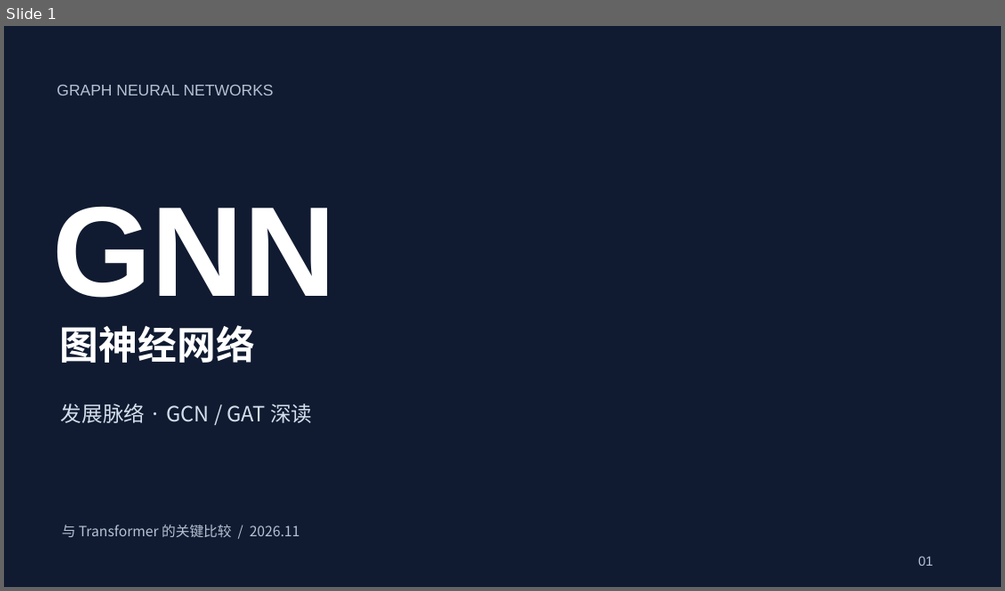
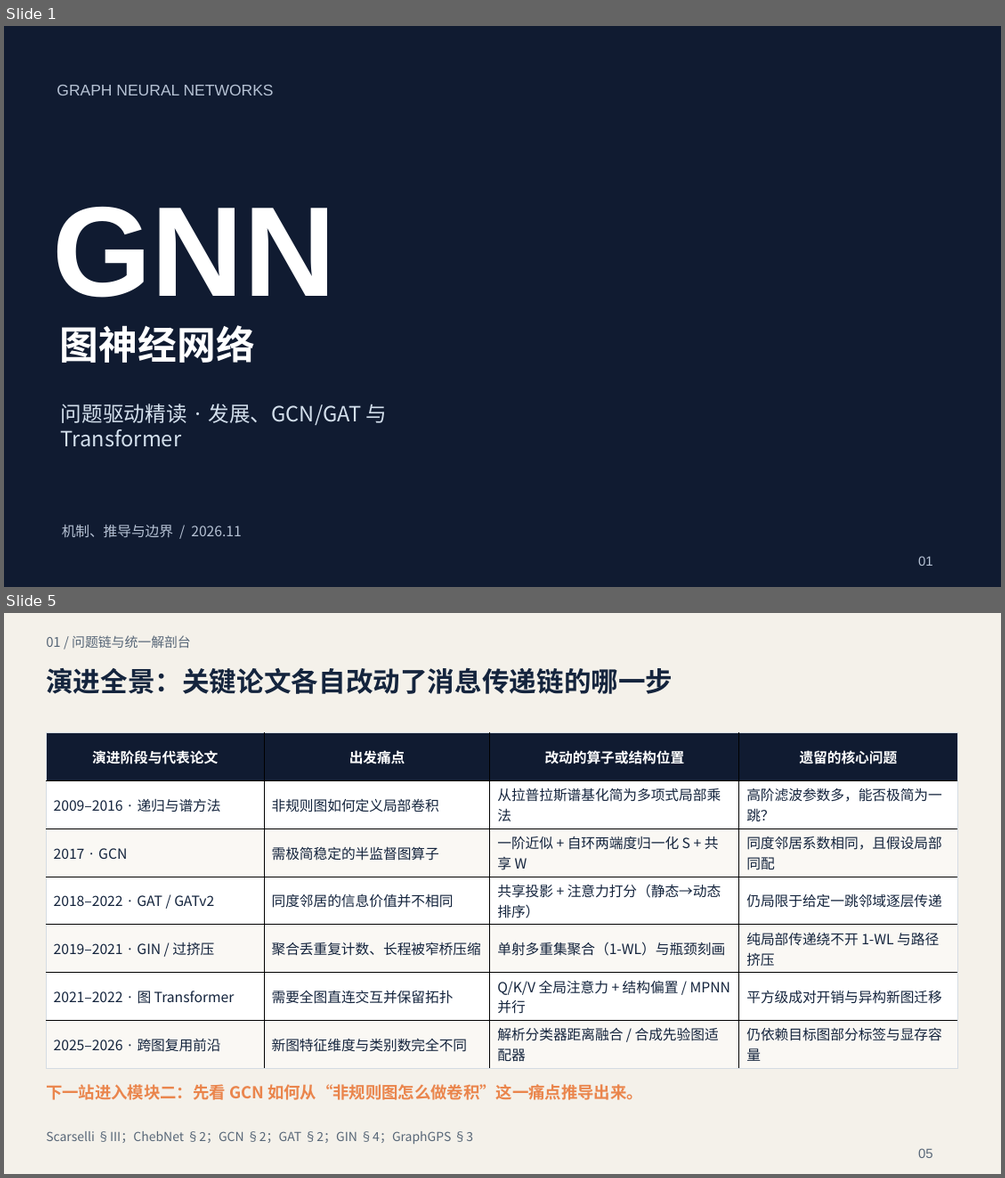
Before and after one commit to guozongzhi/GNN, a slide deck: outputs/presentations/GNN-原理与关键论文.pptx. Shown one above the other, each under a label of ours: slide 1 before the commit, slides 1 and 5 after it; the slides between them are not shown. The pictures are 1005x591 and 1005x1178 pixels, drawn with LibreOffice and Linux fonts; fonts in the diff are those of the drawing; background and template pictures are left out. Boxes give left, top, right and bottom in pixels: in the first picture for what was removed or moved away, otherwise in the second. Text is boxed around its words. In the diff, an @@ line names an element or a change of style, - is before the commit and + after.

```diff
--- a/outputs/presentations/GNN-原理与关键论文.pptx
+++ b/outputs/presentations/GNN-原理与关键论文.pptx
@@ slide 5 added at [4,613,1001,1174], background #F4F1EA @@
@@ text added at [46,635,191,648], 12.8 pt, text #586778 @@
+01 / 问题链与统一解剖台
@@ text added at [46,668,672,694], 26.2 pt, text #14243D, bold @@
+演进全景：关键论文各自改动了消息传递链的哪一步
@@ table added at [46,732,957,1068], 7 rows, 4 columns @@
+演进阶段与代表论文 | 出发痛点 | 改动的算子或结构位置 | 遗留的核心问题
+2009–2016 · 递归与谱方法 | 非规则图如何定义局部卷积 | 从拉普拉斯谱基化简为多项式局部乘法 | 高阶滤波参数多，能否极简为一跳？
+2017 · GCN | 需极简稳定的半监督图算子 | 一阶近似 + 自环两端度归一化 S + 共享 W | 同度邻居系数相同，且假设局部同配
+2018–2022 · GAT / GATv2 | 同度邻居的信息价值并不相同 | 共享投影 + 注意力打分（静态→动态排序） | 仍局限于给定一跳邻域逐层传递
+2019–2021 · GIN / 过挤压 | 聚合丢重复计数、长程被窄桥压缩 | 单射多重集聚合（1-WL）与瓶颈刻画 | 纯局部传递绕不开 1-WL 与路径挤压
+2021–2022 · 图 Transformer | 需要全图直连交互并保留拓扑 | Q/K/V 全局注意力 + 结构偏置 / MPNN 并行 | 平方级成对开销与异构新图迁移
+2025–2026 · 跨图复用前沿 | 新图特征维度与类别数完全不同 | 解析分类器距离融合 / 合成先验图适配器 | 仍依赖目标图部分标签与显存容量
@@ text added at [46,1084,643,1100], 15.8 pt, text #EA854C, bold @@
+下一站进入模块二：先看 GCN 如何从“非规则图怎么做卷积”这一痛点推导出来。
@@ text added at [46,1131,473,1143], 12 pt, text #586778 @@
+Scarselli §III；ChebNet §2；GCN §2；GAT §2；GIN §4；GraphGPS §3
@@ text added at [918,1148,933,1158], 12.8 pt, text #586778 @@
+05
@@ slide 1 changed as well @@
@@ text at [61,403,388,447]: text changed @@
-发展脉络 · GCN / GAT 深读
+问题驱动精读 · 发展、GCN/GAT 与 Transformer
@@ text at [62,524,242,537]: text changed @@
-与 Transformer 的关键比较 / 2026.11
+机制、推导与边界 / 2026.11
```
Also in this commit, not shown: 7 other slides changed, 24 other slides added, 18 slides removed, 5 other files.
